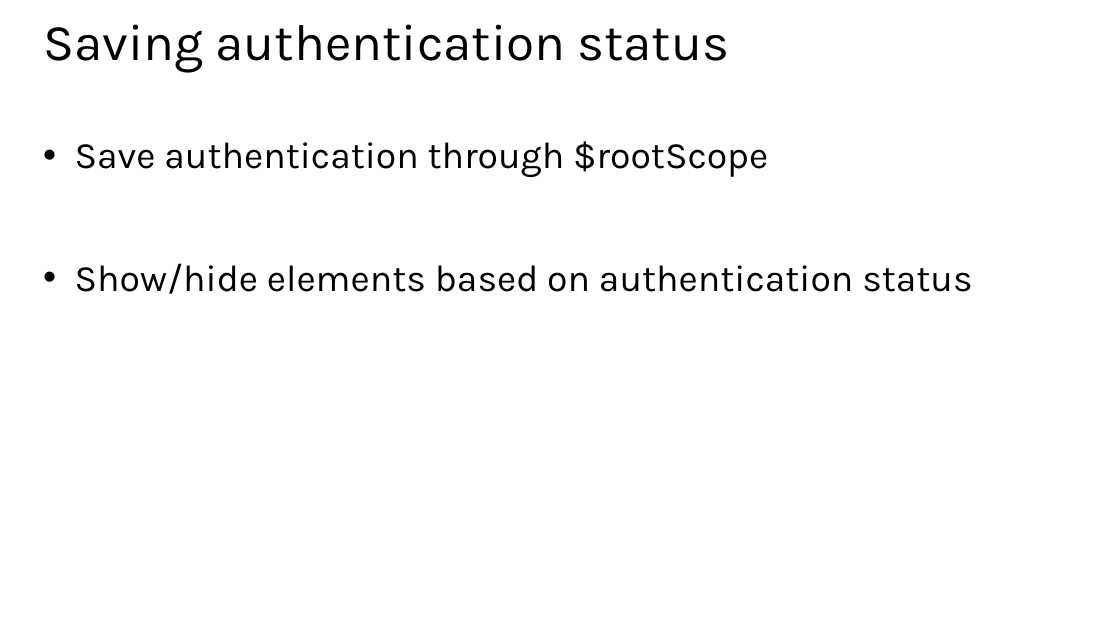
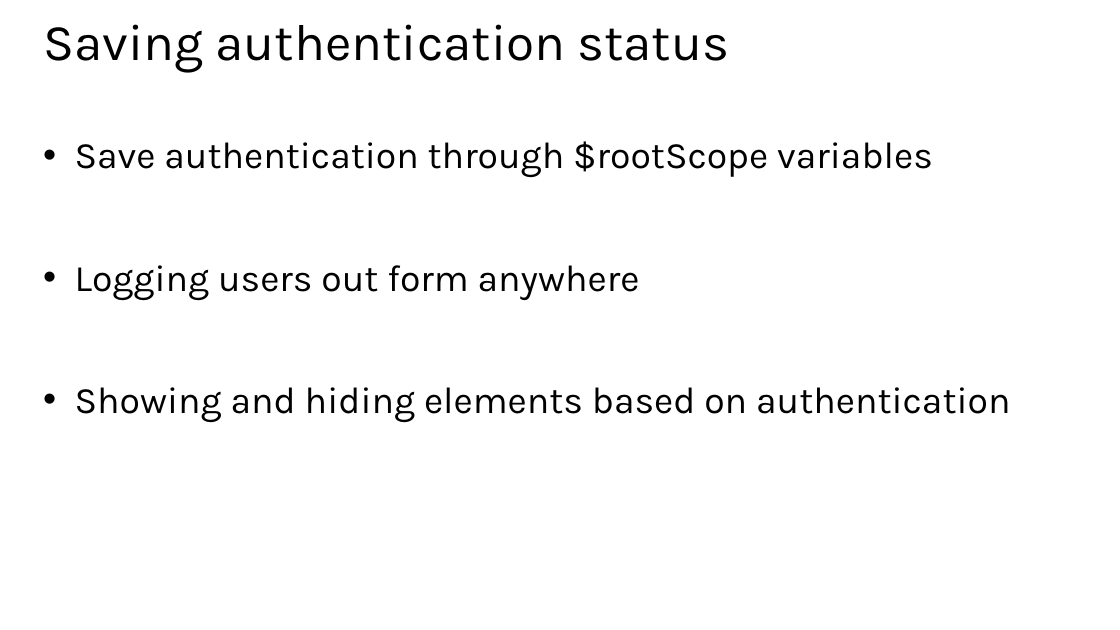
Before and after one commit to hwz/chirp, a slide deck: slide 6 of slides/module5.pptx. Drawn at 1120x630 pixels with LibreOffice and Linux fonts; fonts in the diff are those of the drawing. Boxes give left, top, right and bottom in pixels: in the first picture for what was removed or moved away, otherwise in the second. Text is boxed around its words. In the diff, an @@ line names an element or a change of style, - is before the commit and + after.

```diff
--- a/slides/module5.pptx
+++ b/slides/module5.pptx
@@ text at [75, 141, 1010, 423]: text changed @@
-• Save authentication through $rootScope
-• Show/hide elements based on authentication status
+• Save authentication through $rootScope variables
+• Logging users out form anywhere
+• Showing and hiding elements based on authentication
```
Also in this commit, not shown: 2 slides added, 2 slides removed, 4 other files.
